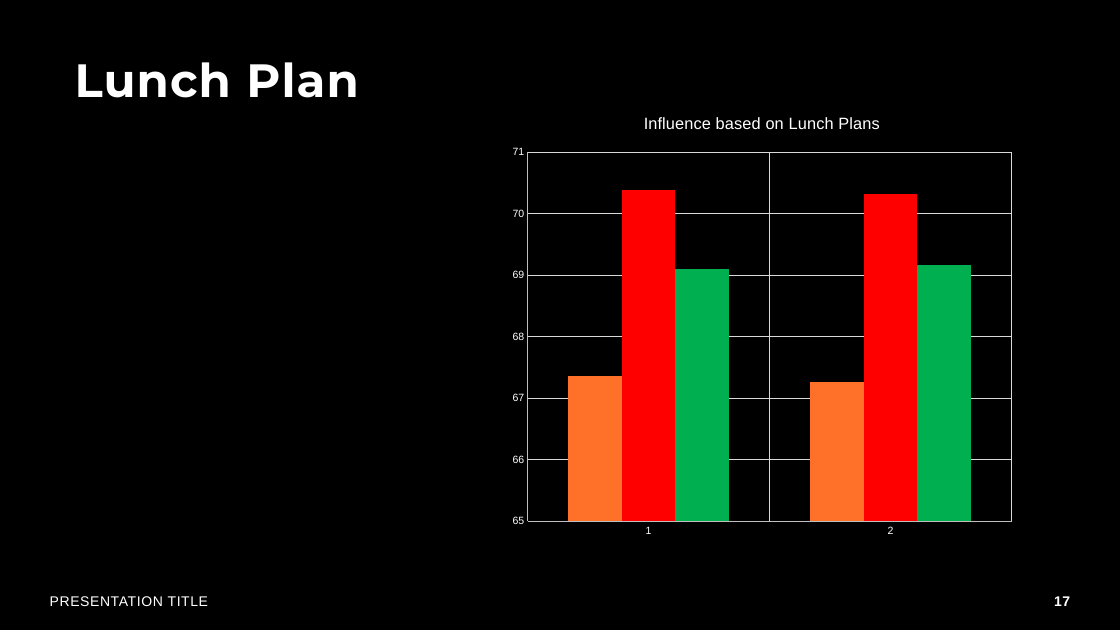
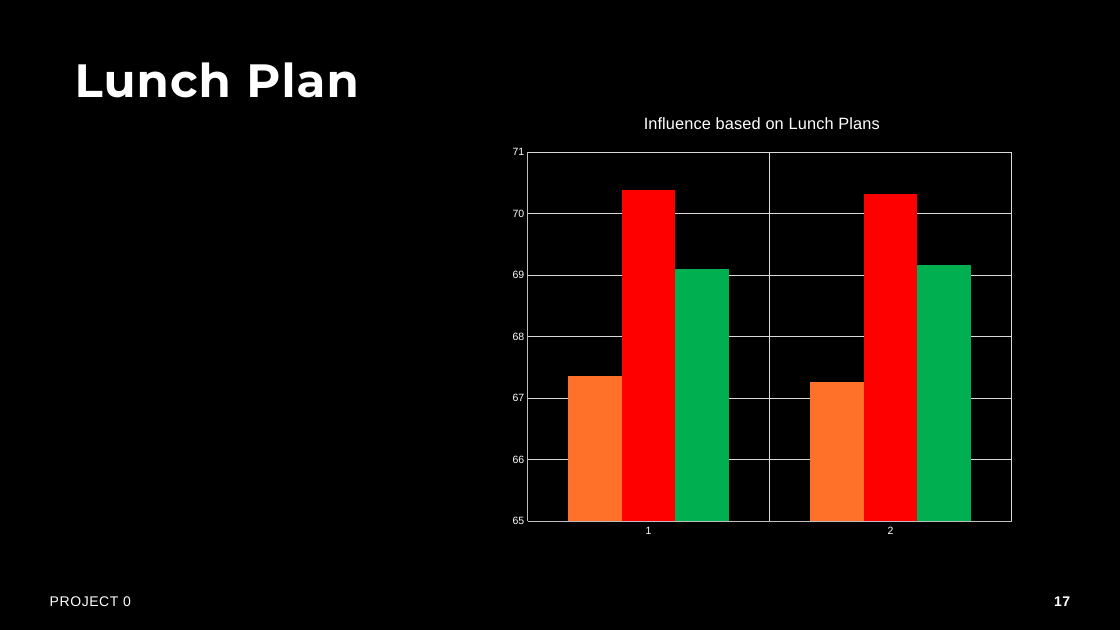
Before and after one commit to realaaron/DataAnalysisTraining, a slide deck: slide 17 of Project/Project0.pptx. Drawn at 1120x630 pixels with LibreOffice and Linux fonts; fonts in the diff are those of the drawing. Boxes give left, top, right and bottom in pixels: in the first picture for what was removed or moved away, otherwise in the second. Text is boxed around its words. In the diff, an @@ line names an element or a change of style, - is before the commit and + after.

```diff
--- a/Project/Project0.pptx
+++ b/Project/Project0.pptx
@@ text at [50,596,131,606]: text changed @@
-PRESENTATION TITLE
+PROJECT 0
```
Also in this commit, not shown: 26 other slides changed.
